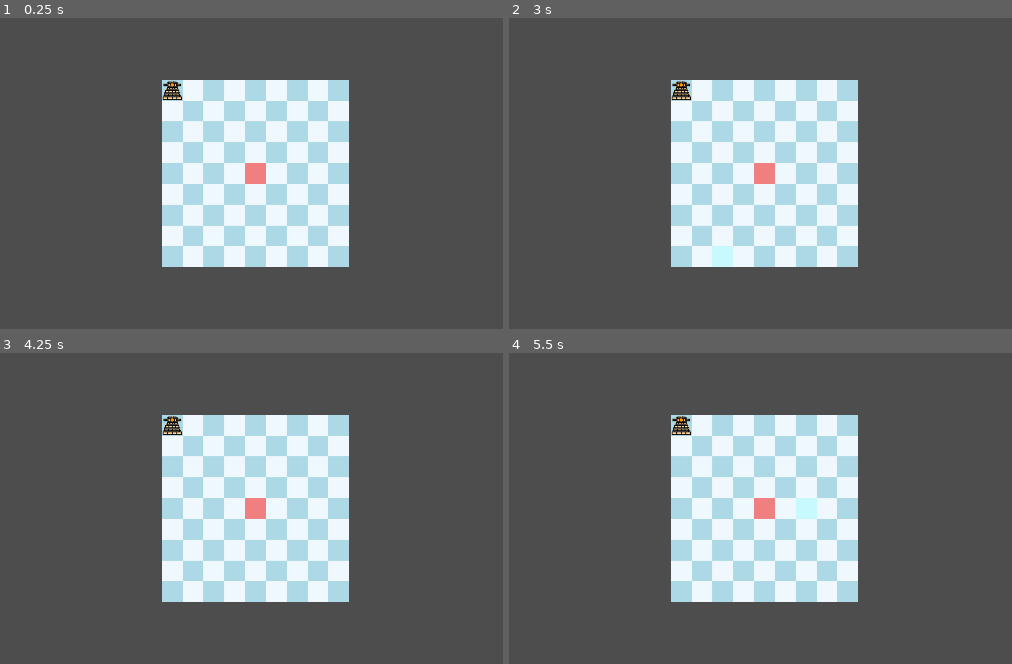
Above: before the commit, frames 1-4 (two rows, left to right).
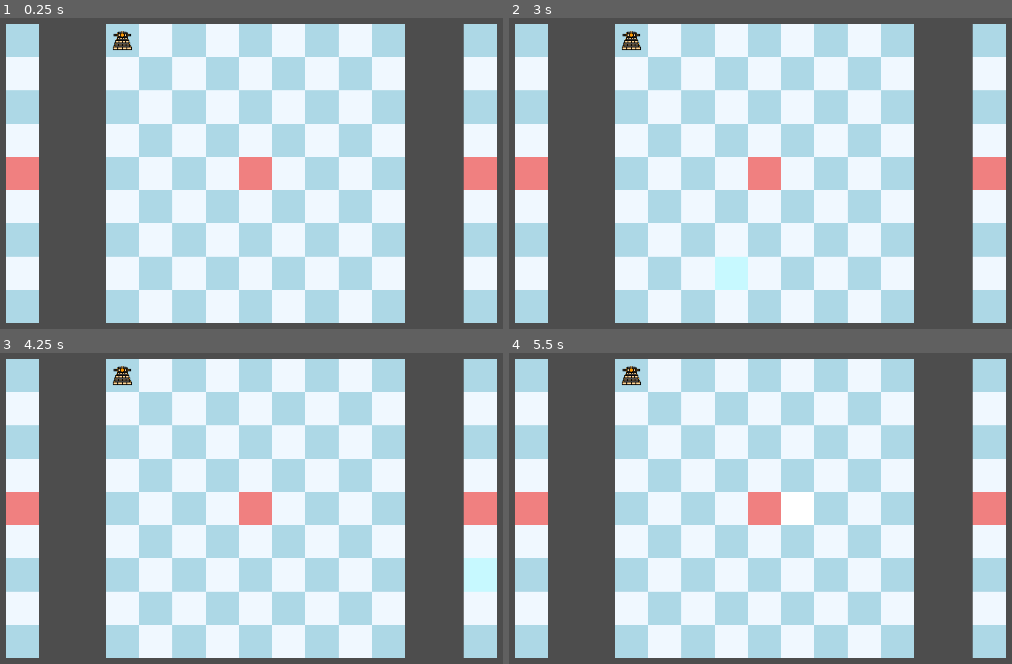
Above: after the commit, the same moments.

Repository: Paul-Sml/Godot-Board
Game: Godot game, scene res://game.tscn
The game is run twice, just before and just after one commit, with the same random seed, the same clock (stepped at 60 frames per second) and the same inputs.
Inputs (mouse positions are in pixels of both pictures, inside the frame that each line leads up to):
- Up to frame 1 (0.25 s): no input
- Up to frame 2 (3 s): tap Enter at 0.5, 2 s; move the mouse to (669, 80) at 0.52 s; press the mouse at (669, 80) at 0.53 s; right-click (669, 80) at 0.8 s; tap Space at 1.25, 2.75 s; move the mouse to (604, 195) at 1.27 s; release the mouse at (604, 195) at 1.28 s; right-click (604, 195) at 1.35 s; click (604, 195) at 1.55 s; move the mouse to (846, 73) at 2.02 s; press the mouse at (846, 73) at 2.03 s; right-click (846, 73) at 2.3 s; move the mouse to (725, 263) at 2.77 s; release the mouse at (725, 263) at 2.78 s; right-click (725, 263) at 2.85 s
- Up to frame 3 (4.25 s): click (216, 598) at 3.05 s; tap Enter at 3.5 s; move the mouse to (492, 576) at 3.52 s; press the mouse at (492, 576) at 3.53 s; right-click (492, 576) at 3.8 s
- Up to frame 4 (5.5 s): tap Space at 4.25 s; move the mouse to (524, 440) at 4.27 s; release the mouse at (524, 440) at 4.28 s; right-click (524, 440) at 4.35 s; click (524, 440) at 4.55 s; move the mouse to (805, 508) at 5.02 s; press the mouse at (805, 508) at 5.03 s; right-click (805, 508) at 5.3 s

The runs differ from the first frame. In frame 1, 59% of the frame differs, in the area x 1-99%, y 1-99%; in frame 2, 59%; in frame 3, 59%; in frame 4, 59%.

Commit message:
only need to handle mutiple boards

Diff:
--- a/Board/Scenes/Tile.tscn
+++ b/Board/Scenes/Tile.tscn
@@ -29,11 +29,10 @@
 mouse_filter = 2
 script = ExtResource("1_vwivf")
 
-[node name="OnTile" type="Control" parent="."]
-anchors_preset = 0
+[node name="OnTile" type="CenterContainer" parent="."]
+layout_mode = 0
 offset_right = 40.0
 offset_bottom = 40.0
-mouse_filter = 1
 
 [node name="Display" type="Control" parent="."]
 anchors_preset = 0
--- a/Board/Scripts/board.gd
+++ b/Board/Scripts/board.gd
@@ -16,6 +16,12 @@
 var boardSizeX: int
 var boardSizeY: int
 var tiles: Array[Tile] = []
+
+##---SIGNALS---
+
+signal move
+signal outsideMove
+
 
 ##---INITIALISATION---
 
@@ -75,8 +81,6 @@
 func _gui_input(_event: InputEvent) -> void:
 	if Input.is_action_just_pressed("Click"):
 		originalTile = hoveredTile
-		#for i in getDiagonalTiles(hoveredTile):
-			#i.setColor(Color.YELLOW)
 		if canHoldItems:
 			moveActive = true
 
@@ -86,15 +90,29 @@
 
 		if Input.is_action_just_released("Click") and hoveredTile == null and multipleBoards:
 			moveActive = false
-			print("move outside of board")
+			outsideMove.emit(originalTile)
 
 		if (Input.is_action_just_released("Click") and (originalTile == hoveredTile or (hoveredTile == null and !multipleBoards))) or Input.is_action_just_pressed("RClick"):
 			moveActive = false
-			print("cancel move")
 
 		else : if Input.is_action_just_released("Click"):
 			if hoveredTile != null:
-				print(str(originalTile.boardXY) + " to " + str(hoveredTile.boardXY))
+				move.emit(originalTile, hoveredTile)
+
+##---ACTIONS---
+
+func placeNodeOnTile(tilePos: Vector2i, node: Node) -> void:
+	getTileVector(tilePos).placeNodeOnTile(node)
+
+func movePawn(startingTile: Tile, endingTile: Tile) -> void:
+	var pawn = startingTile.getPawnOnTile()
+	if pawn != null:
+		startingTile.removeNodeOnTile(pawn)
+		endingTile.placeNodeOnTile(pawn)
+
+func movePawnAction(startingTile: Tile, endingTile: Tile) -> void:
+	if canMovePawn(startingTile,endingTile):
+		movePawn(startingTile,endingTile)
 
 ##---GET TILES---
 
@@ -183,6 +201,9 @@
 
 ##---GET INFORMATION---
 
+func canMovePawn(startingTile: Tile, endingTile: Tile) -> bool:
+	return !startingTile.isTileEmpty() and !endingTile.isOccupied()
+
 func getRange(tile1: Tile, tile2: Tile) -> int :
 	return abs(tile1.boardX - tile2.boardX) + abs(tile1.boardY - tile2.boardY)
 
--- a/Board/Scripts/pawn.gd
+++ b/Board/Scripts/pawn.gd
@@ -10,3 +10,4 @@
 	z_index = 10
 	if pawnData.image:
 		self.texture = pawnData.image
+		self.size = self.texture.get_size()
--- a/Board/Scripts/tile.gd
+++ b/Board/Scripts/tile.gd
@@ -8,7 +8,7 @@
 
 @onready var board: Board = self.get_parent()
 
-@onready var on_tile: Control = $OnTile
+@onready var on_tile: CenterContainer = $OnTile
 
 var holding: bool = false
 
@@ -36,6 +36,9 @@
 
 func placeNodeOnTile(node: Node) -> void:
 	on_tile.add_child(node)
+
+func removeNodeOnTile(node: Node) -> void:
+	on_tile.remove_child(node)
 
 ##---GAME INFORMATION---
 
@@ -123,6 +126,7 @@
 func setColorRectSize(newSize: Vector2) -> void:
 	if colorDisplay:
 		colorDisplay.size = newSize
+	on_tile.size = newSize
 
 func setDisplay(isVisible: bool) -> void:
 	display.visible = isVisible
--- a/game.gd
+++ b/game.gd
@@ -1,7 +1,28 @@
 extends Control
-var mainBoard: Board = Board.new(9,9, false, Vector2(50,50))
+const tileSize: Vector2 = Vector2(80,80)
+
+var mainBoard: Board = Board.new(9,9, false, tileSize)
+var sideBoard1: Board = Board.new(1,9, false, tileSize)
+var sideBoard2: Board = Board.new(1,9, false, tileSize)
+
 const NEW_RESOURCE = preload("res://Assets/new_resource.tres")
-# Called when the node enters the scene tree for the first time.
+
 func _ready() -> void:
 	self.add_child(mainBoard)
+	self.add_child(sideBoard1)
+	self.add_child(sideBoard2)
+
+	#Connect Boards' signals to game functions
+	mainBoard.move.connect(move)
+	mainBoard.outsideMove.connect(moveToAnotherBoard)
+
 	mainBoard.getTile(0,0).placeNodeOnTile(Pawn.new(NEW_RESOURCE))
+
+	sideBoard1.position.x = -600
+	sideBoard2.position.x = 500
+
+func move(startingTile: Tile, endingTile: Tile) -> void:
+	mainBoard.movePawnAction(startingTile,endingTile)
+
+func moveToAnotherBoard() -> void:
+	print("no target board")
--- a/game.tscn
+++ b/game.tscn
@@ -1,7 +1,6 @@
-[gd_scene load_steps=3 format=3 uid="uid://bmgn5lyei1voj"]
+[gd_scene load_steps=2 format=3 uid="uid://bmgn5lyei1voj"]
 
 [ext_resource type="Script" path="res://game.gd" id="1_csya2"]
-[ext_resource type="PackedScene" uid="uid://3xkngddr0ns0" path="res://Board/Scenes/Pawn.tscn" id="2_julqd"]
 
 [node name="Game" type="Control"]
 layout_mode = 3
@@ -12,13 +11,4 @@
 grow_vertical = 2
 script = ExtResource("1_csya2")
 
-[node name="Pawn" parent="." instance=ExtResource("2_julqd")]
-z_index = 100
-layout_mode = 0
-anchors_preset = 0
-anchor_right = 0.0
-anchor_bottom = 0.0
-grow_horizontal = 1
-grow_vertical = 1
-
 [node name="Camera2D" type="Camera2D" parent="."]
